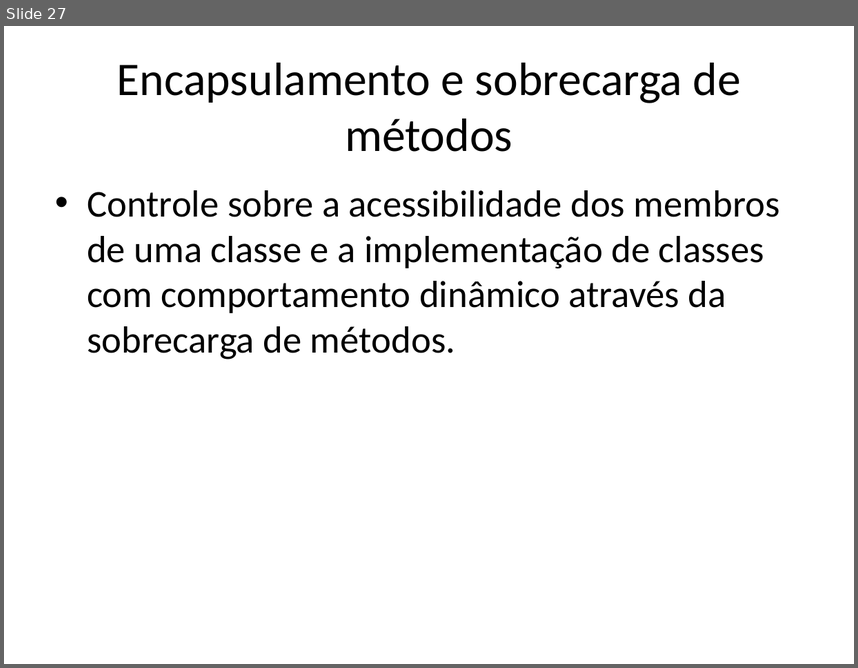
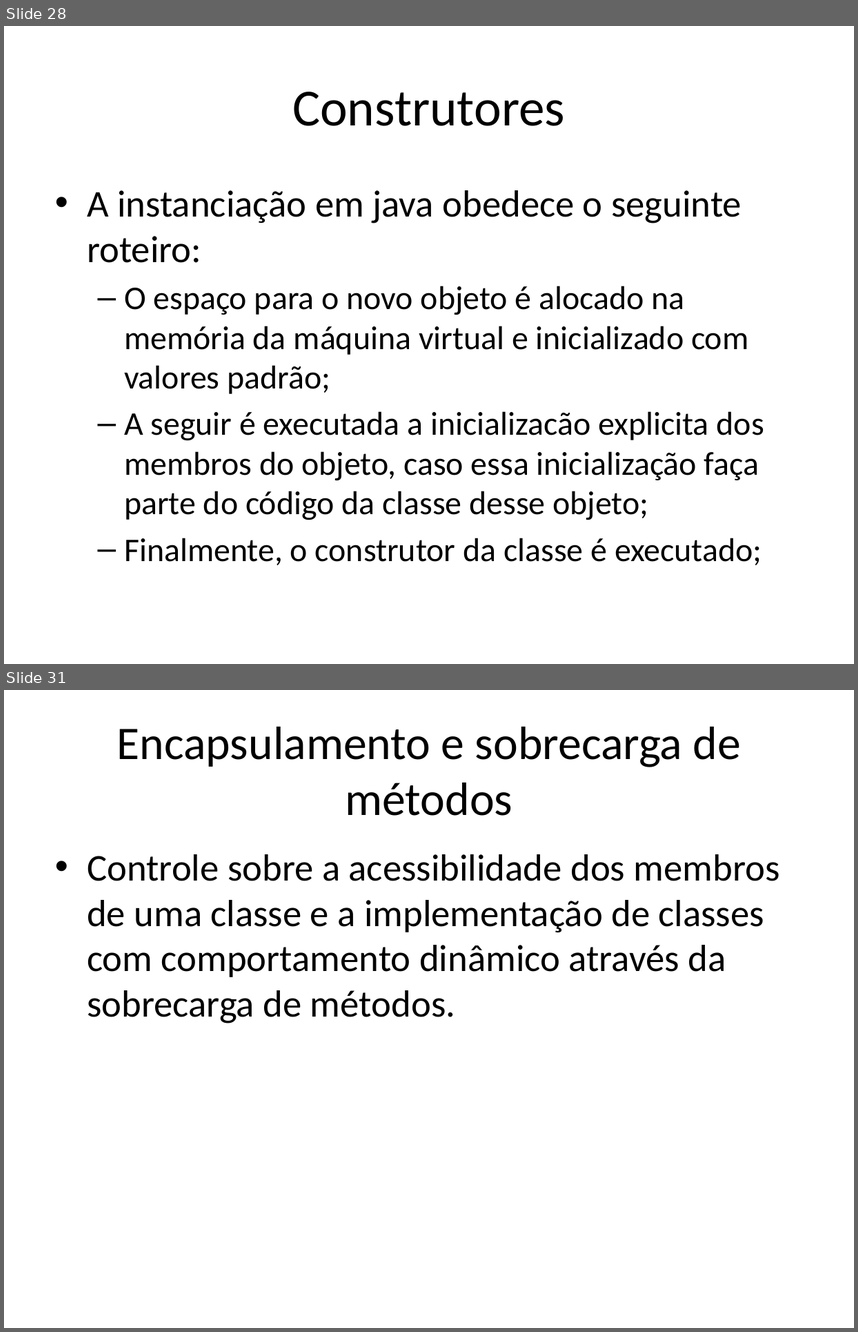
Before and after one commit to renanlessa/CursoJava, a slide deck: Documentos/Orientação a Objetos.pptx. Shown one above the other, each under a label of ours: slide 27 before the commit, slides 28 and 31 after it; the slides between them are not shown. The pictures are 858x668 and 858x1332 pixels, drawn with LibreOffice and Linux fonts; fonts in the diff are those of the drawing. Boxes give left, top, right and bottom in pixels: in the first picture for what was removed or moved away, otherwise in the second. Text is boxed around its words. In the diff, an @@ line names an element or a change of style, - is before the commit and + after.

```diff
--- a/Documentos/Orientação a Objetos.pptx
+++ b/Documentos/Orientação a Objetos.pptx
@@ slide 28 added at [4,26,854,664], background #FFFFFF @@
@@ title added at [292,92,565,126], 44 pt, text #000000 @@
+Construtores
@@ text added at [87,190,764,565], 28 pt, text #000000 @@
+• A instanciação em java obedece o seguinte roteiro:
+  – O espaço para o novo objeto é alocado na memória da máquina virtual e inicializado com valores padrão;
+  – A seguir é executada a inicializacão explicita dos membros do objeto, caso essa inicialização faça parte do código da classe desse objeto;
+  – Finalmente, o construtor da classe é executado;
@@ what was slide 27 is now slide 31 @@
```
Also in this commit, not shown: 1 slide changed, 8 other slides added.
